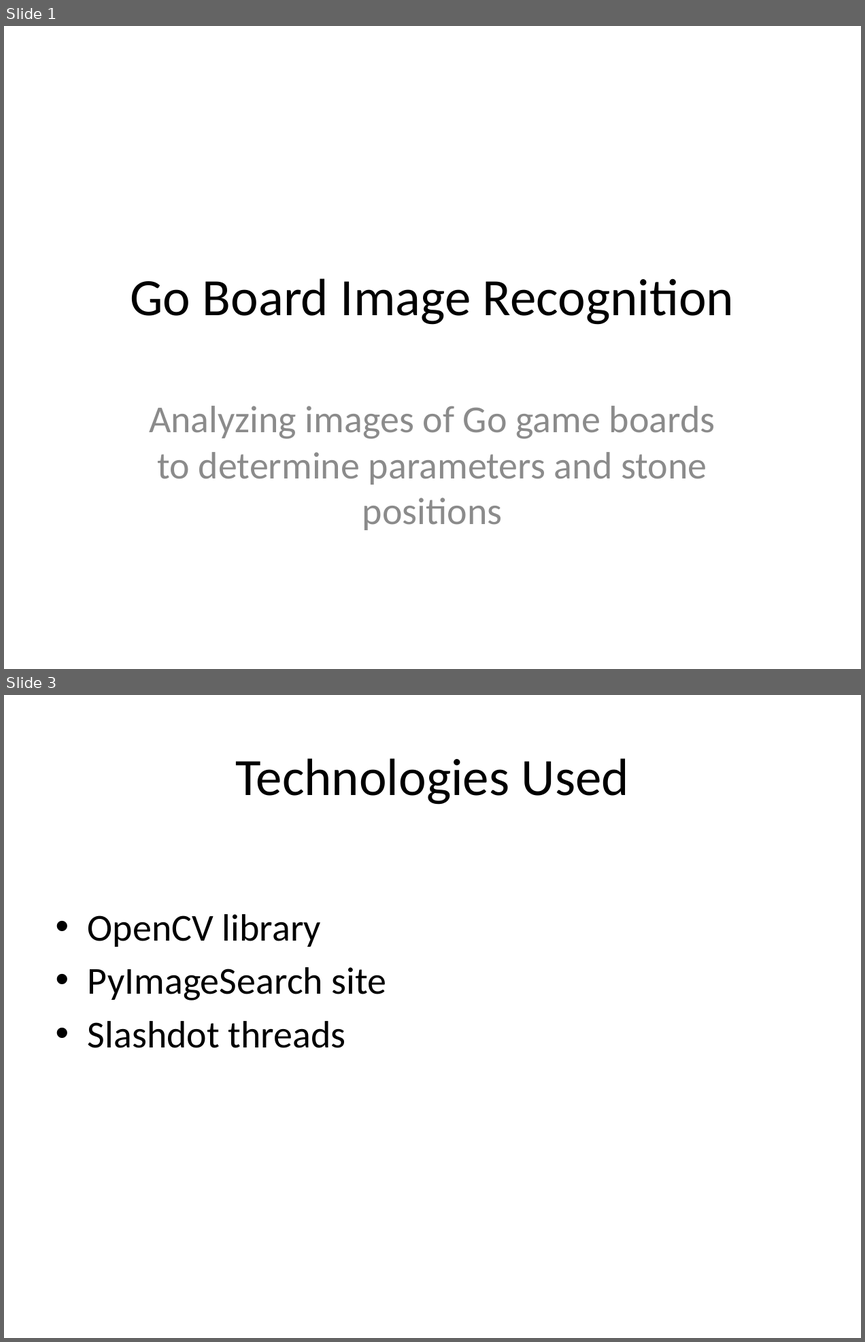
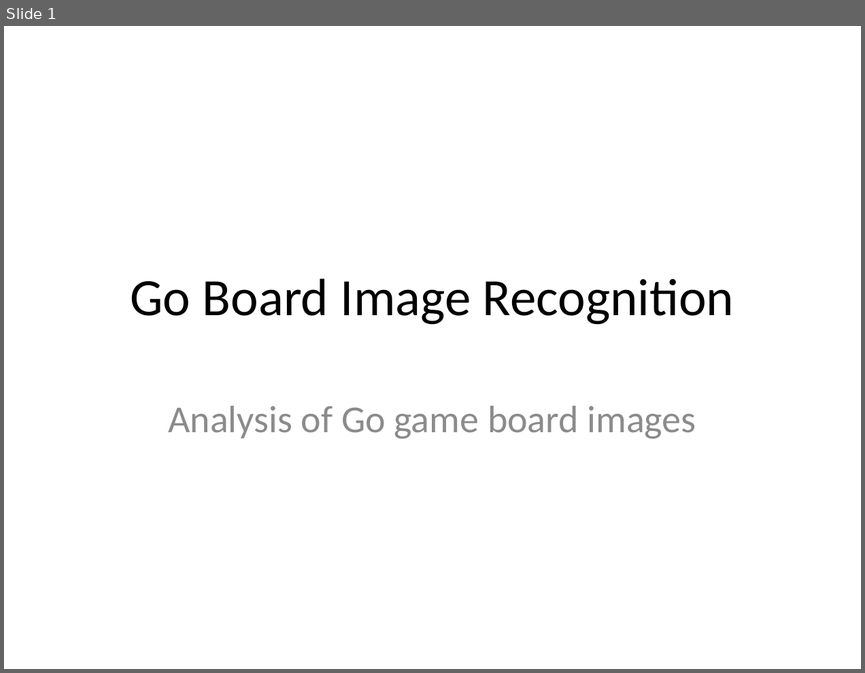
Before and after one commit to skolchin/llm_test, a slide deck: out/go-board-image-recognition.ppt. Shown one above the other, each under a label of ours: slides 1 and 3 before the commit, slide 1 after it; the slides between them are not shown. The pictures are 865x1342 and 865x673 pixels, drawn with LibreOffice and Linux fonts; fonts in the diff are those of the drawing. Boxes give left, top, right and bottom in pixels: in the first picture for what was removed or moved away, otherwise in the second. Text is boxed around its words. In the diff, an @@ line names an element or a change of style, - is before the commit and + after.

```diff
--- a/out/go-board-image-recognition.ppt
+++ b/out/go-board-image-recognition.ppt
@@ slide 3 removed at (4,695,861,1338), background #FFFFFF @@
@@ title removed at (235,758,629,804) @@
-Technologies Used
@@ text removed at (88,914,387,1048) @@
-• OpenCV library
-• PyImageSearch site
-• Slashdot threads
@@ slide 1 changed as well @@
@@ subtitle at (168,405,696,439): text changed @@
-Analyzing images of Go game boards to determine parameters and stone positions
+Analysis of Go game board images
```
Also in this commit, not shown: 6 other slides changed, 1 slide added, 1 other slide removed, 7 other files.
